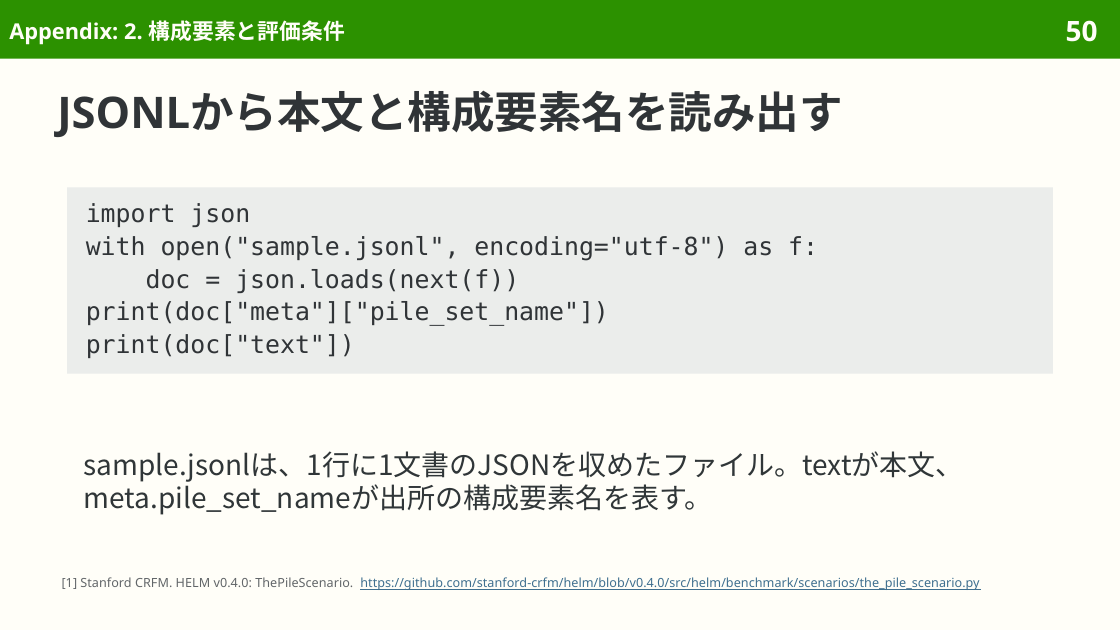
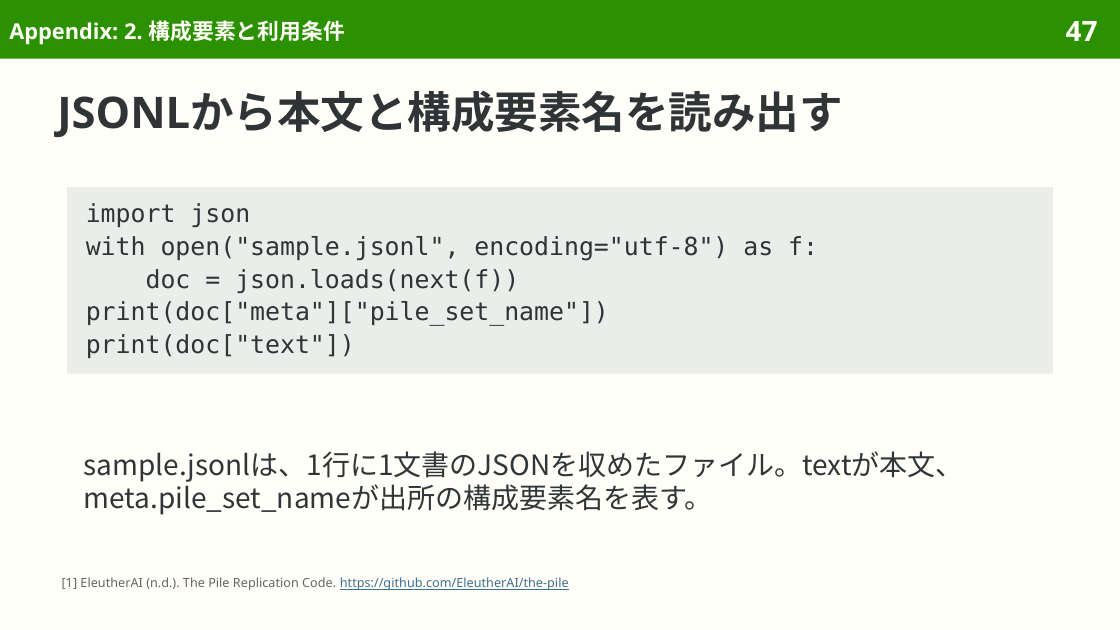
Before and after one commit to sasakiy84/datasets-in-10-minutes, a slide deck: slide 47 of slides/datasets-in-10-minutes-the-pile.pptx (slide 50 before the commit). Drawn at 1120x630 pixels with LibreOffice and Linux fonts; fonts in the diff are those of the drawing. Boxes give left, top, right and bottom in pixels: in the first picture for what was removed or moved away, otherwise in the second. Text is boxed around its words. In the diff, an @@ line names an element or a change of style, - is before the commit and + after.

Commit message:
Center The Pile on corpus composition, training and research use

```diff
--- a/slides/datasets-in-10-minutes-the-pile.pptx
+++ b/slides/datasets-in-10-minutes-the-pile.pptx
@@ title at <box>9,20,345,45</box>: text changed @@
-Appendix: 2. 構成要素と評価条件
+Appendix: 2. 構成要素と利用条件
@@ page number at <box>1066,21,1098,41</box>: text changed @@
-50
+47
@@ text at <box>62,577,569,590</box>: text changed; text colour #3F6F8F to #626669 @@
-[1] Stanford CRFM. HELM v0.4.0: ThePileScenario. https://github.com/stanford-crfm/helm/blob/v0.4.0/src/helm/benchmark/scenarios/the_pile_scenario.py
+[1] EleutherAI (n.d.). The Pile Replication Code. https://github.com/EleutherAI/the-pile
```
Also in this commit, not shown: 23 other slides changed, 3 slides removed, 58 other files.
